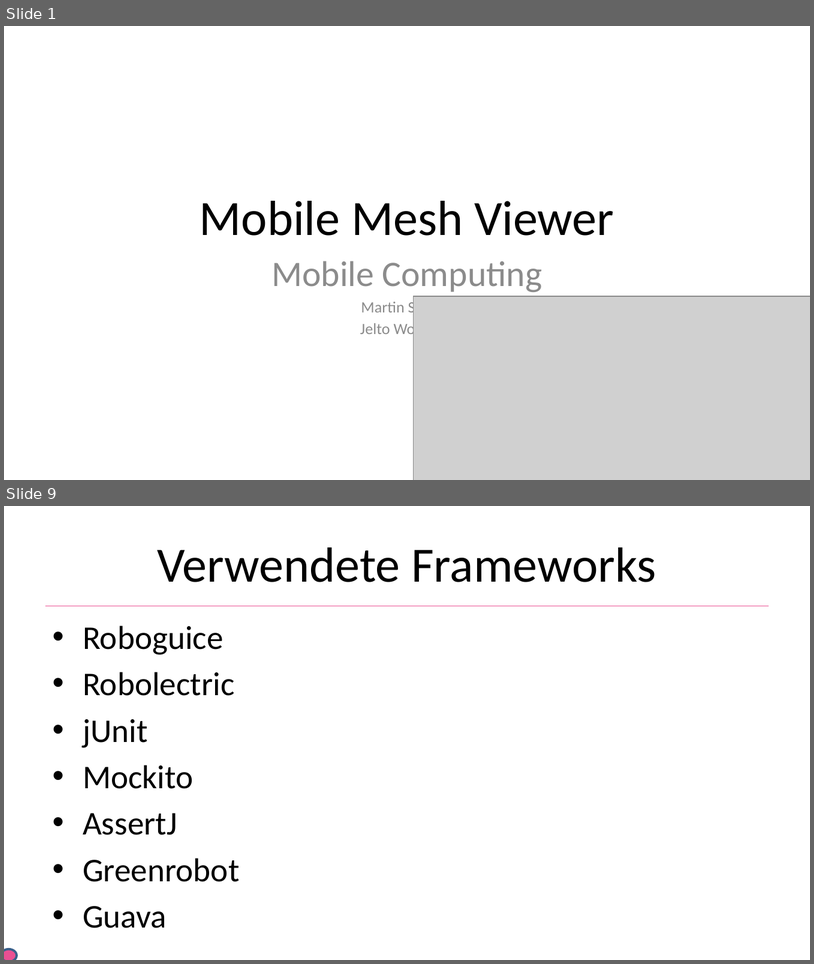
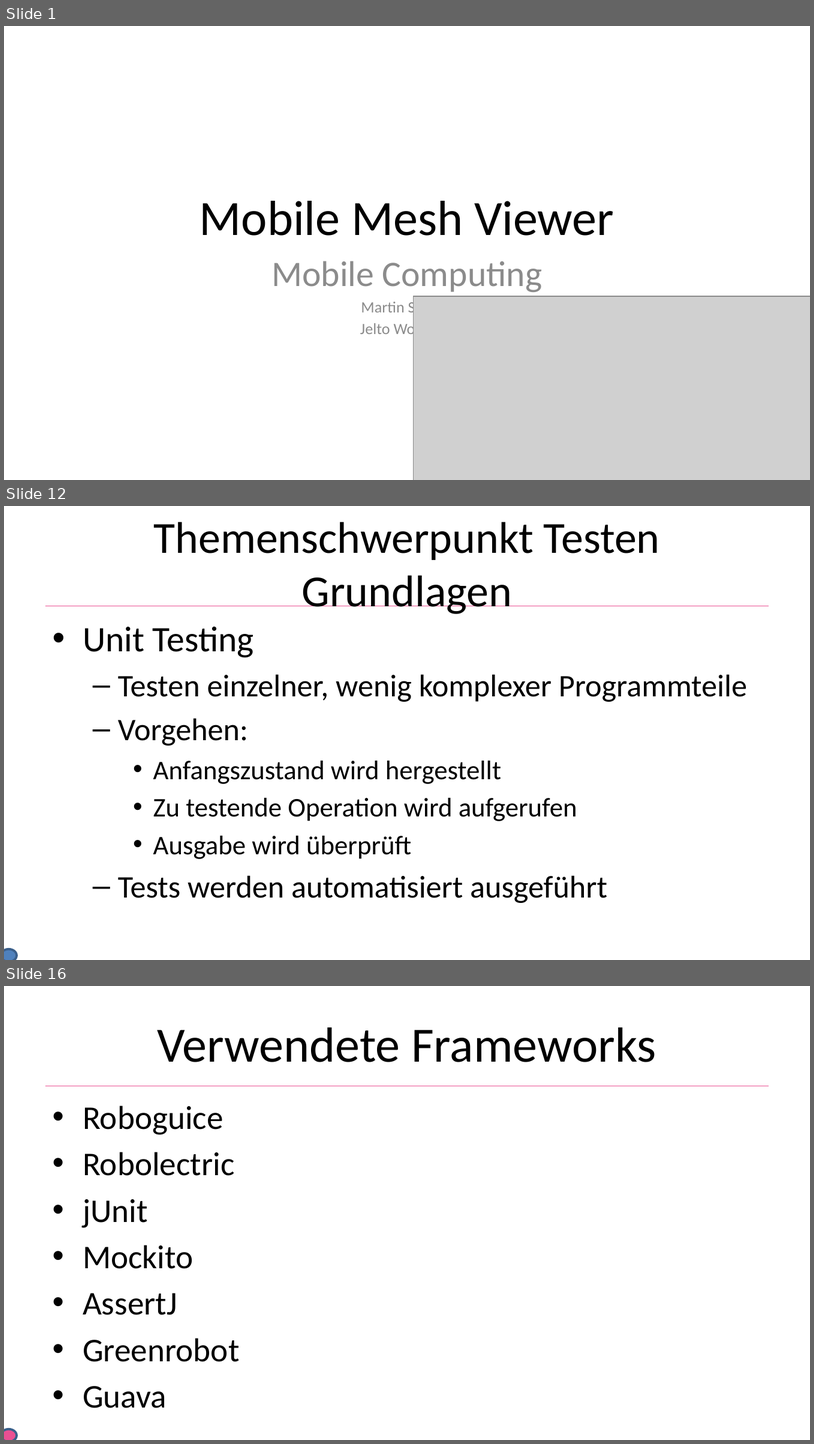
Before and after one commit to He1md4ll/MobileMeshViewer, a slide deck: docs/mobile_meshviewer_praezi.pptx. Shown one above the other, each under a label of ours: slides 1 and 9 before the commit, slides 1, 12 and 16 after it; the slides between them are not shown. The pictures are 814x964 and 814x1444 pixels, drawn with LibreOffice and Linux fonts; fonts in the diff are those of the drawing; grey boxes stand for pictures; background and template pictures are left out. Boxes give left, top, right and bottom in pixels: in the first picture for what was removed or moved away, otherwise in the second. Text is boxed around its words. In the diff, an @@ line names an element or a change of style, - is before the commit and + after.

Commit message:
added some content to presentation (freifunk basics, motivation, basics testing)

```diff
--- a/docs/mobile_meshviewer_praezi.pptx
+++ b/docs/mobile_meshviewer_praezi.pptx
@@ slide 12 added at [4,506,810,960], background #FFFFFF; not listed: 1 template element that a slide beside it also shows @@
@@ title added at [154,522,660,614], 39.6 pt, text #000000 @@
+Themenschwerpunkt Testen
+Grundlagen
@@ text added at [83,626,747,903], 28 pt, text #000000 @@
+• Unit Testing
+  – Testen einzelner, wenig komplexer Programmteile
+  – Vorgehen:
+    • Anfangszustand wird hergestellt
+    • Zu testende Operation wird aufgerufen
+    • Ausgabe wird überprüft
+  – Tests werden automatisiert ausgeführt
@@ ellipse added at [4,949,17,960], fill #4F81BD, outline #3A5F8C 2 pt @@
@@ what was slide 9 is now slide 16 @@
```
Also in this commit, not shown: 7 slides changed, 7 other slides added.
